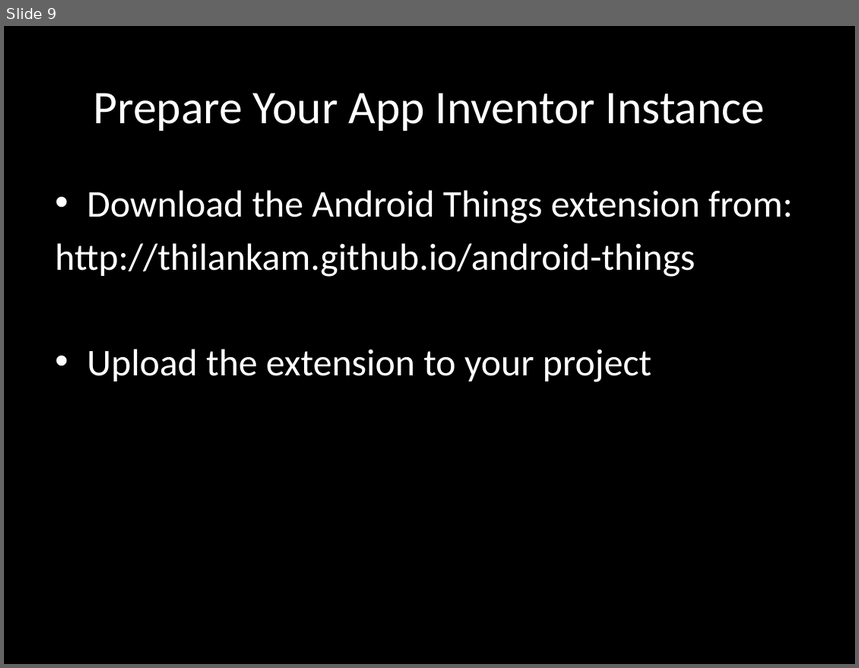
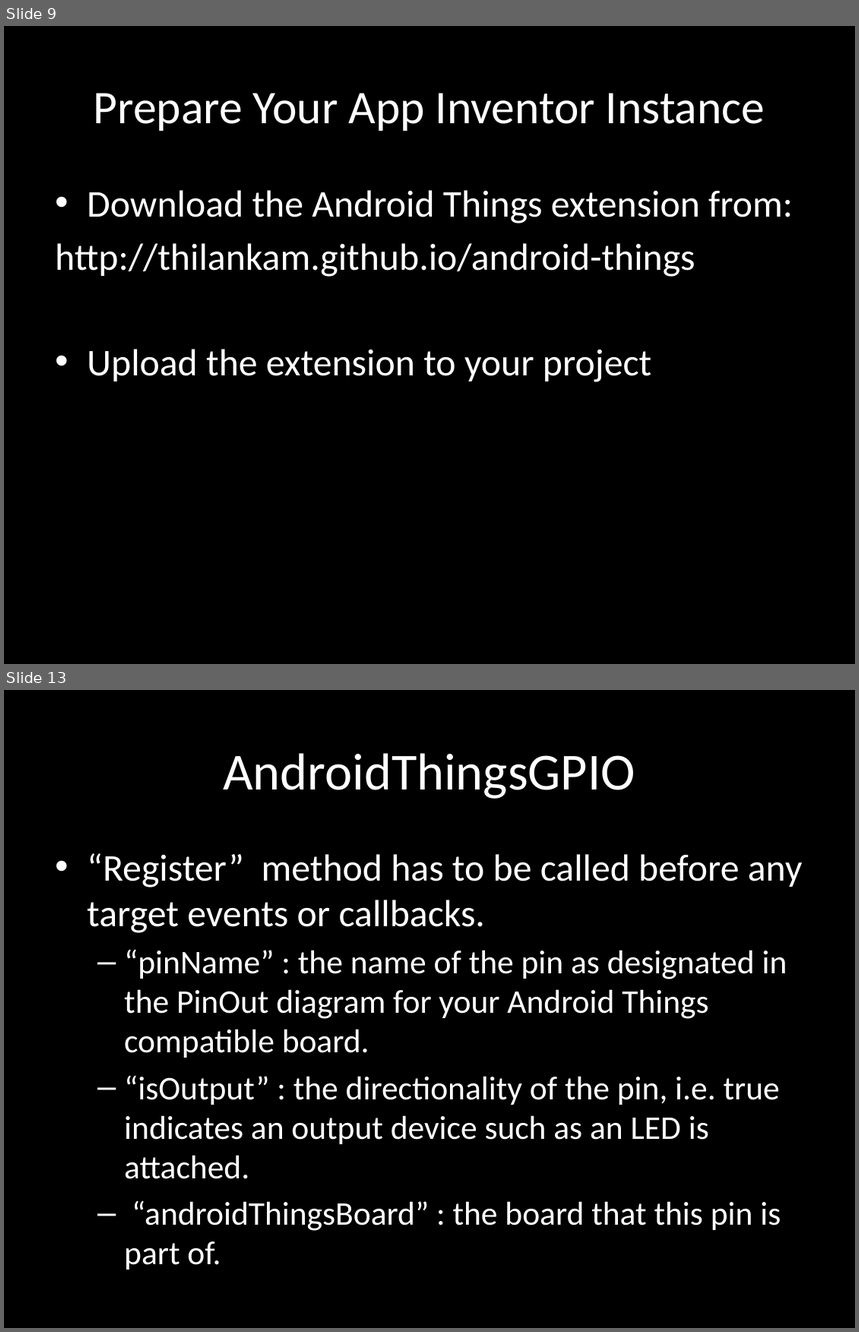
Before and after one commit to thilankam/thilankam.github.io, a slide deck: gsoc17/tutorial/Android_Things_GPIO_Output/movie_presentation.pptx. Shown one above the other, each under a label of ours: slide 9 before the commit, slides 9 and 13 after it; the slides between them are not shown. The pictures are 859x668 and 859x1332 pixels, drawn with LibreOffice and Linux fonts; fonts in the diff are those of the drawing. Boxes give left, top, right and bottom in pixels: in the first picture for what was removed or moved away, otherwise in the second. Text is boxed around its words. In the diff, an @@ line names an element or a change of style, - is before the commit and + after.

Commit message:
GPIO Output tutorial content

```diff
--- a/gsoc17/tutorial/Android_Things_GPIO_Output/movie_presentation.pptx
+++ b/gsoc17/tutorial/Android_Things_GPIO_Output/movie_presentation.pptx
@@ slide 13 added at (4,690,855,1328), background #000000 @@
@@ title added at (223,753,636,799), 44 pt, text #FFFFFF @@
+AndroidThingsGPIO
@@ text added at (87,853,803,1270), 28 pt, text #FFFFFF @@
+• “Register” method has to be called before any target events or callbacks.
+  – “pinName” : the name of the pin as designated in the PinOut diagram for your Android Things compatible board.
+  – “isOutput” : the directionality of the pin, i.e. true indicates an output device such as an LED is attached.
+  – “androidThingsBoard” : the board that this pin is part of.
```
Also in this commit, not shown: 6 other slides added, 5 other files.
